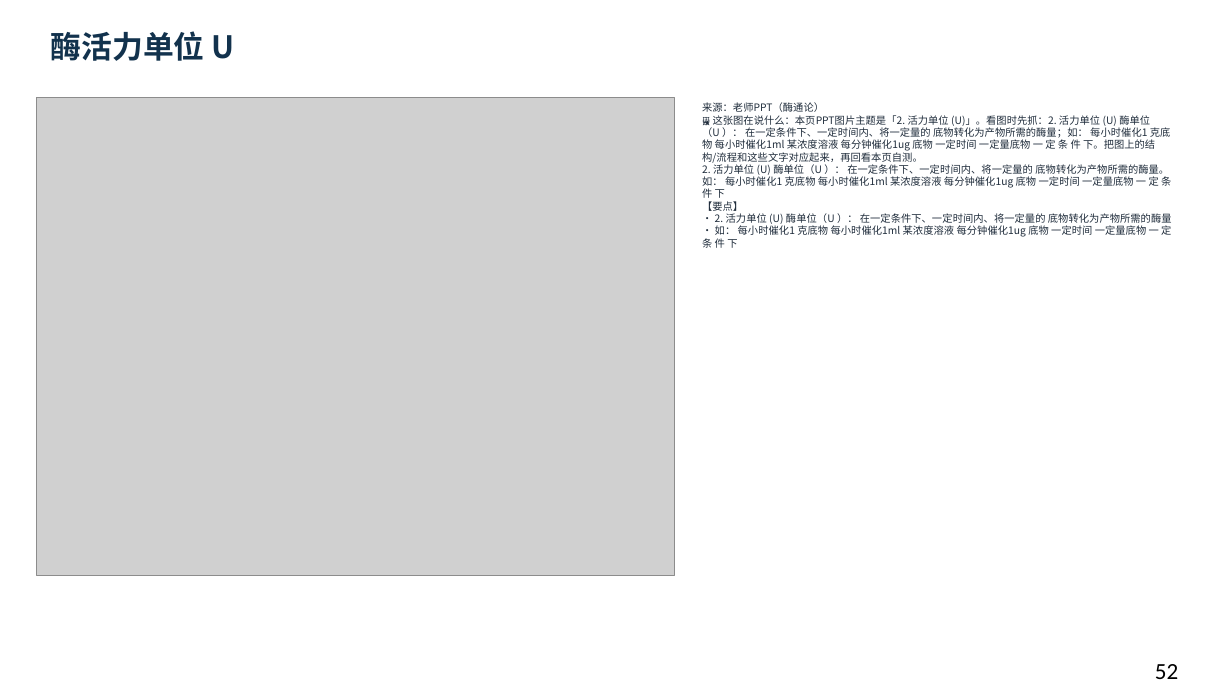
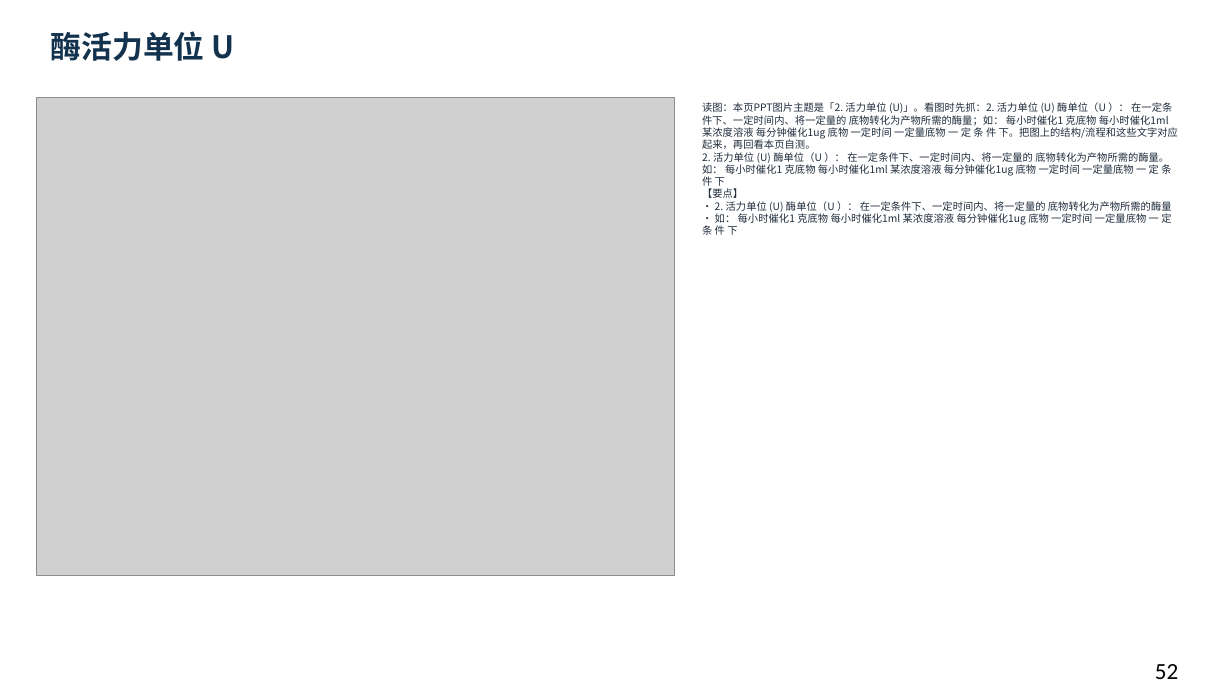
Before and after one commit to newkan-li/Biochemistry, a slide deck: slide 52 of downloads/bc06-ai-style.pptx. Drawn at 1232x693 pixels with LibreOffice and Linux fonts; fonts in the diff are those of the drawing; grey boxes stand for pictures. Boxes give left, top, right and bottom in pixels: in the first picture for what was removed or moved away, otherwise in the second. Text is boxed around its words. In the diff, an @@ line names an element or a change of style, - is before the commit and + after.

```diff
--- a/downloads/bc06-ai-style.pptx
+++ b/downloads/bc06-ai-style.pptx
@@ text at [702,102,1178,235]: text changed @@
-来源：老师PPT（酶通论）
-🖼 这张图在说什么：本页PPT图片主题是「2. 活力单位 (U)」。看图时先抓：2. 活力单位 (U) 酶单位（U ）： 在一定条件下、一定时间内、将一定量的 底物转化为产物所需的酶量；如： 每小时催化1 克底物 每小时催化1ml 某浓度溶液 每分钟催化1ug 底物 一定时间 一定量底物 一 定 条 件 下。把图上的结构/流程和这些文字对应起来，再回看本页自测。
-2. 活力单位 (U) 酶单位（U ）： 在一定条件下、一定时间内、将一定量的 底物转化为产物所需的酶量。 如： 每小时催化1 克底物 每小时催化1ml 某浓度溶液 每分钟催化1ug 底物 一定时间 一定量底物 一 定 条 件 下
-【要点】
-• 2. 活力单位 (U) 酶单位（U ）： 在一定条件下、一定时间内、将一定量的 底物转化为产物所需的酶量
-• 如： 每小时催化1 克底物 每小时催化1ml 某浓度溶液 每分钟催化1ug 底物 一定时间 一定量底物 一 定 条 件 下
+读图：本页PPT图片主题是「2. 活力单位 (U)」。看图时先抓：2. 活力单位 (U) 酶单位（U ）： 在一定条件下、一定时间内、将一定量的 底物转化为产物所需的酶量；如： 每小时催化1 克底物 每小时催化1ml 某浓度溶液 每分钟催化1ug 底物 一定时间 一定量底物 一 定 条 件 下。把图上的结构/流程和这些文字对应起来，再回看本页自测。
+2. 活力单位 (U) 酶单位（U ）： 在一定条件下、一定时间内、将一定量的 底物转化为产物所需的酶量。 如： 每小时催化1 克底物 每小时催化1ml 某浓度溶液 每分钟催化1ug 底物 一定时间 一定量底物 一 定 条 件 下
+【要点】
+• 2. 活力单位 (U) 酶单位（U ）： 在一定条件下、一定时间内、将一定量的 底物转化为产物所需的酶量
+• 如： 每小时催化1 克底物 每小时催化1ml 某浓度溶液 每分钟催化1ug 底物 一定时间 一定量底物 一 定 条 件 下
```
Also in this commit, not shown: 151 other slides changed, 5 other files.
